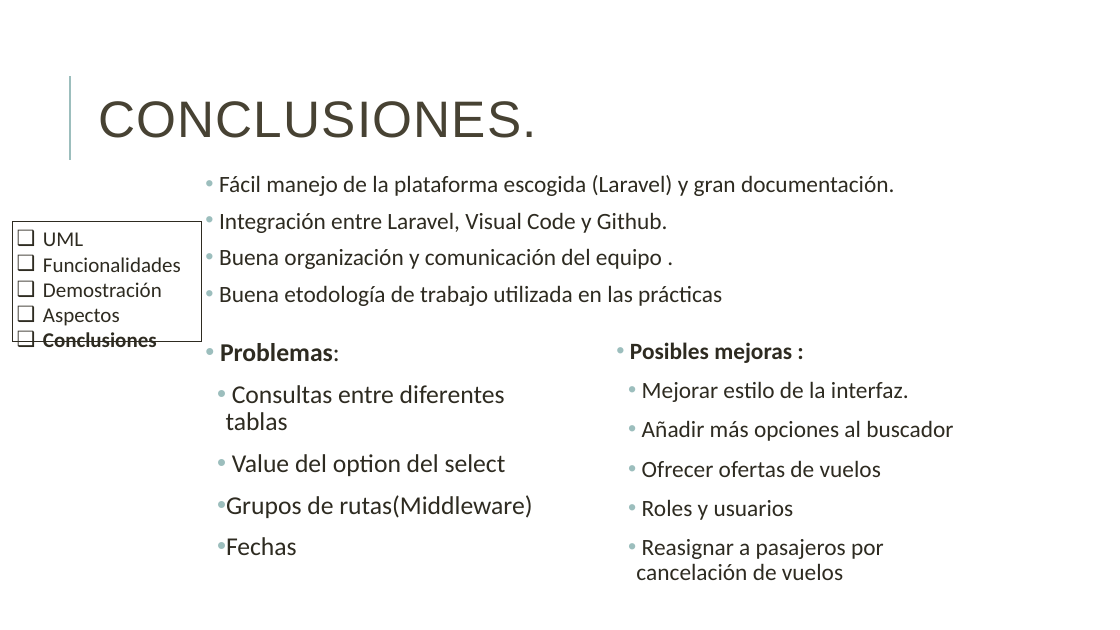
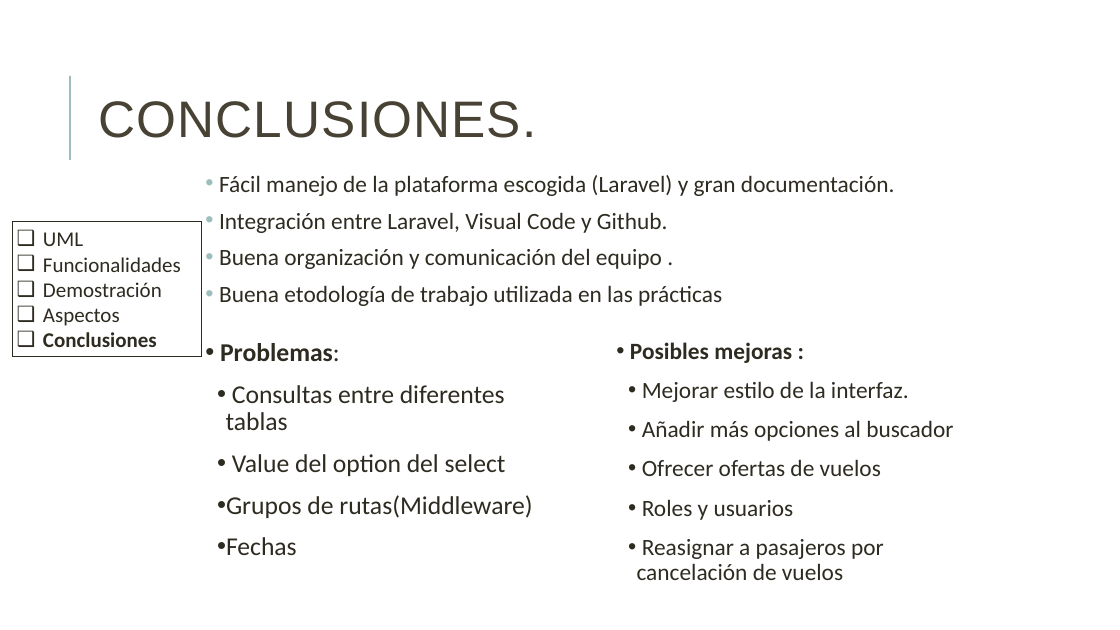
Before and after one commit to danielallhoff/M17-G4-AirDSS, a slide deck: slide 25 of AIRDSS.pptx. Drawn at 1120x630 pixels with LibreOffice and Linux fonts; fonts in the diff are those of the drawing. Boxes give left, top, right and bottom in pixels: in the first picture for what was removed or moved away, otherwise in the second. Text is boxed around its words. In the diff, an @@ line names an element or a change of style, - is before the commit and + after.

```diff
--- a/AIRDSS.pptx
+++ b/AIRDSS.pptx
@@ rectangle "UML": place and size @@
-rectangle "UML" at (13,222,202,342)
+rectangle "UML" at (13,222,202,356)
@@ text "Problemas:" at (220,343,532,555): bullet colour #9CBEBD to #2E2B21 @@
@@ text "Posibles mejoras :" at (630,342,909,580): bullet colour #9CBEBD to #2E2B21 @@
```
Also in this commit, not shown: 17 other slides changed.
